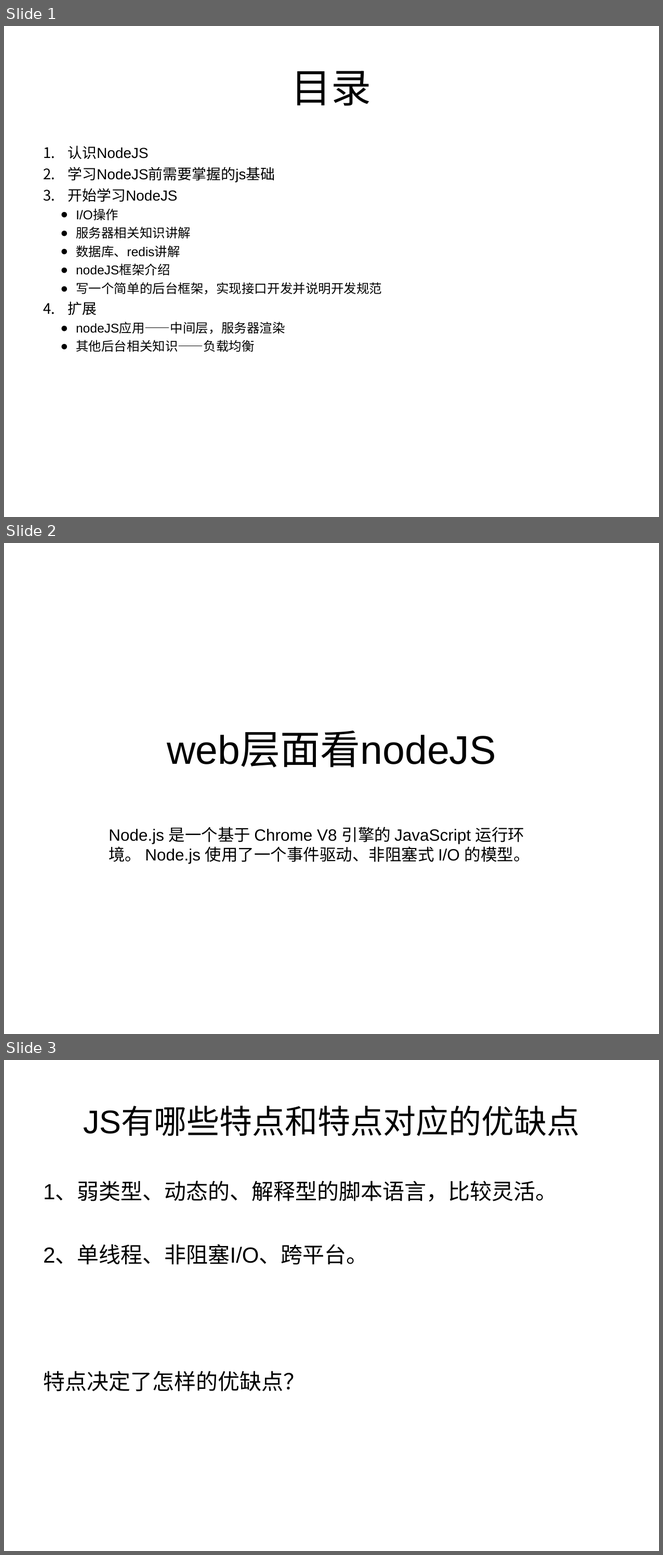
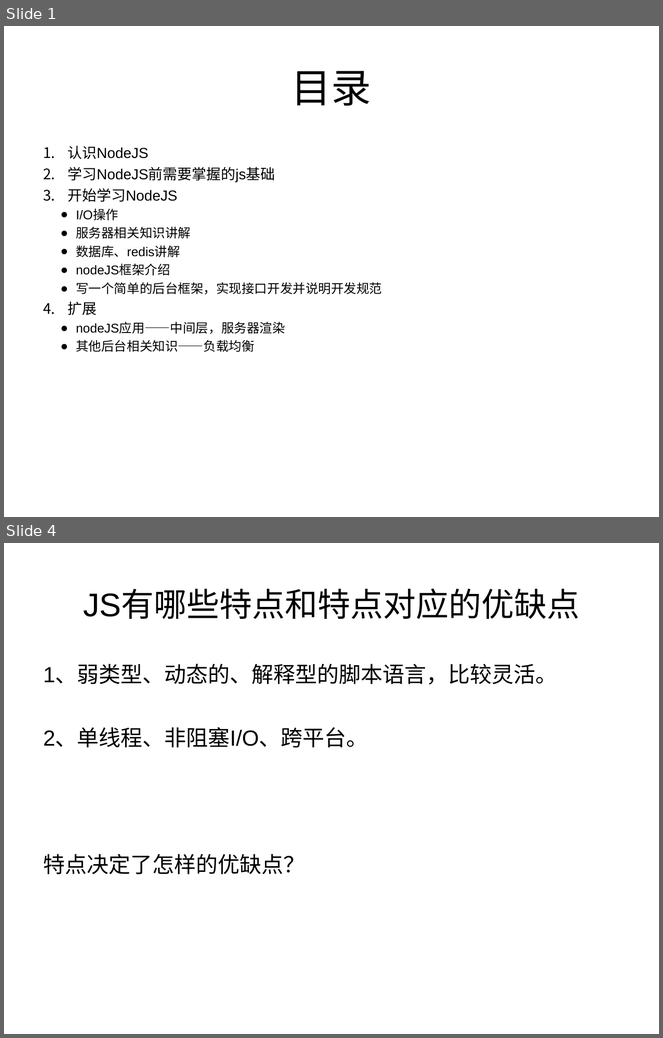
Before and after one commit to Alan055/node-koa, a slide deck: Alan-node解读.ppt. Shown one above the other, each under a label of ours: slides 1, 2 and 3 before the commit, slides 1 and 4 after it; the slides between them are not shown. The pictures are 663x1555 and 663x1038 pixels, drawn with LibreOffice and Linux fonts; fonts in the diff are those of the drawing. Boxes give left, top, right and bottom in pixels: in the first picture for what was removed or moved away, otherwise in the second. Text is boxed around its words. In the diff, an @@ line names an element or a change of style, - is before the commit and + after.

```diff
--- a/Alan-node解读.ppt
+++ b/Alan-node解读.ppt
@@ slide 2 removed at (x1=4, y1=543, x2=659, y2=1034), background #FFFFFF @@
@@ title removed at (x1=167, y1=732, x2=496, y2=768) @@
-web层面看nodeJS
@@ subtitle removed at (x1=109, y1=827, x2=530, y2=864) @@
-Node.js 是一个基于 Chrome V8 引擎的 JavaScript 运行环境。 Node.js 使用了一个事件驱动、非阻塞式 I/O 的模型。
@@ what was slide 3 is now slide 4 @@
```
Also in this commit, not shown: 3 slides changed, 2 slides added, 1 other slide removed.
